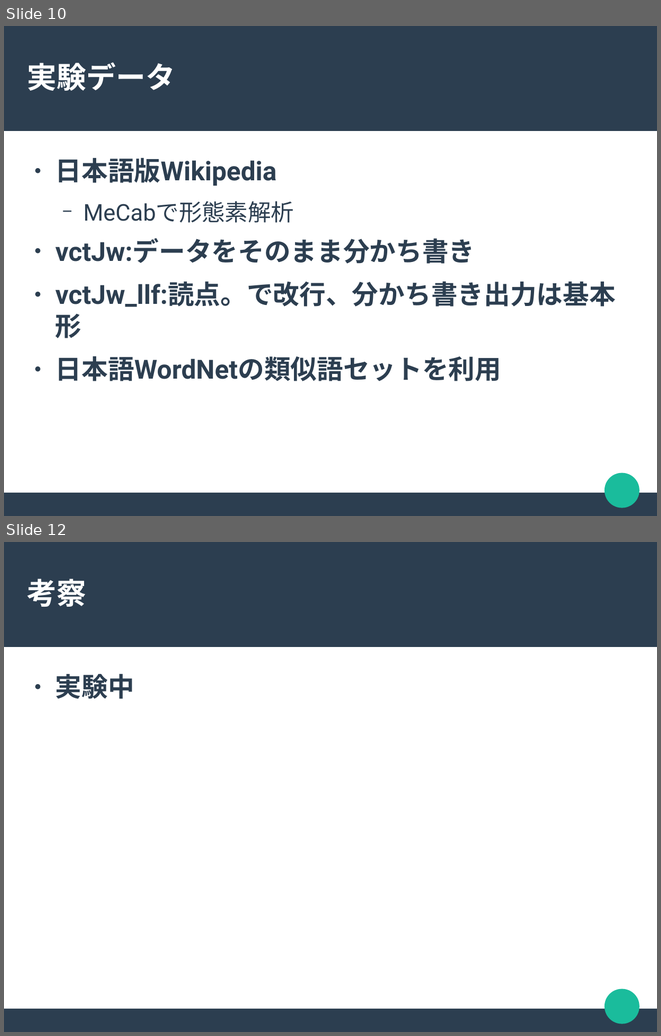
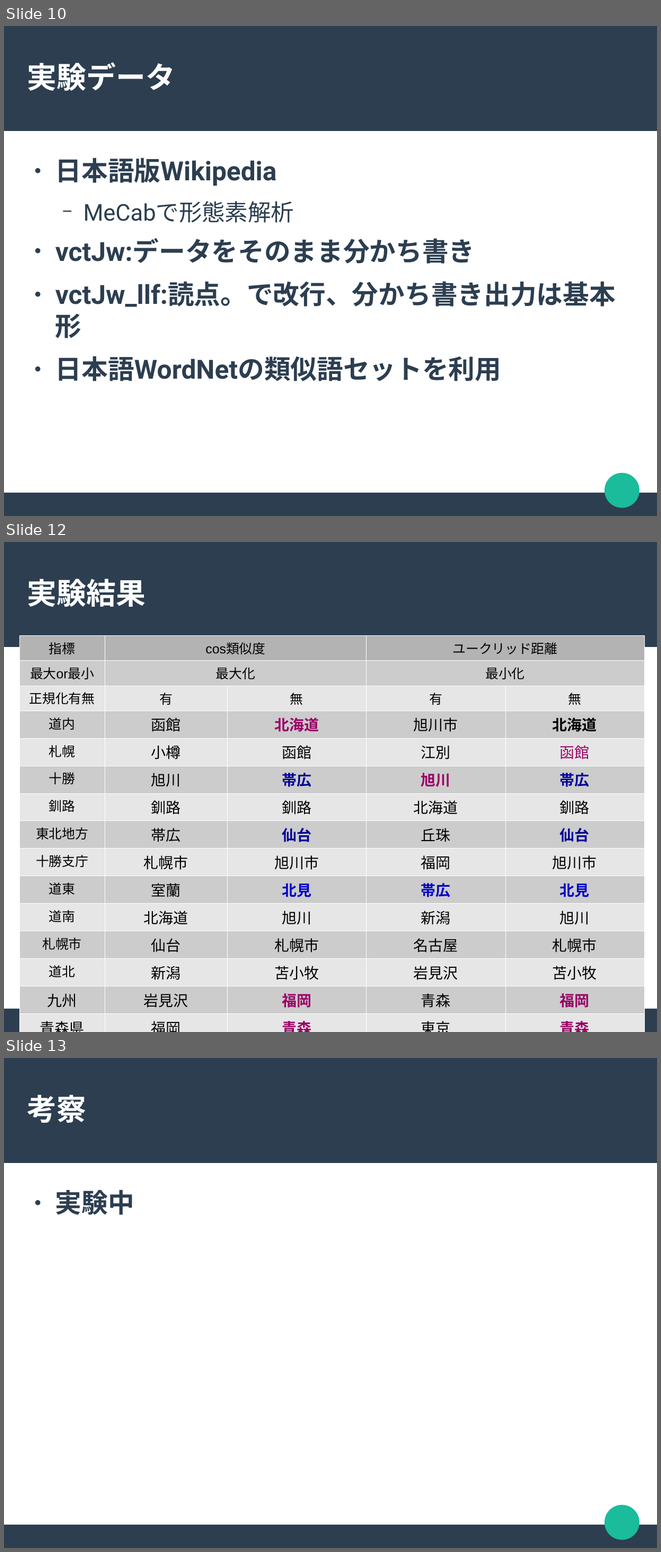
Before and after one commit to chocolaolantan/thesis, a slide deck: note/slide/ハンガリアン法による語の相似関係抽出.odp. Shown one above the other, each under a label of ours: slides 10 and 12 before the commit, slides 10, 12 and 13 after it; the slides between them are not shown. The pictures are 661x1036 and 661x1552 pixels, drawn with LibreOffice and Linux fonts; fonts in the diff are those of the drawing. Boxes give left, top, right and bottom in pixels: in the first picture for what was removed or moved away, otherwise in the second. Text is boxed around its words. In the diff, an @@ line names an element or a change of style, - is before the commit and + after.

```diff
--- a/note/slide/ハンガリアン法による語の相似関係抽出.odp
+++ b/note/slide/ハンガリアン法による語の相似関係抽出.odp
@@ slide 12 added at (x1=4, y1=542, x2=657, y2=1032), background #FFFFFF; not listed: 3 template elements that a slide beside it also shows @@
@@ title added at (x1=27, y1=579, x2=146, y2=607), 36 pt, text #FFFFFF, bold @@
+実験結果
@@ table added at (x1=19, y1=636, x2=645, y2=1025), 15 rows, 5 columns @@
+指標 | cos類似度 |  | ユークリッド距離 | 
+最大or最小 | 最大化 |  | 最小化 | 
+正規化有無 | 有 | 無 | 有 | 無
+道内 | 函館 | 北海道 | 旭川市 | 北海道
+札幌 | 小樽 | 函館 | 江別 | 函館
+十勝 | 旭川 | 帯広 | 旭川 | 帯広
+釧路 | 釧路 | 釧路 | 北海道 | 釧路
+東北地方 | 帯広 | 仙台 | 丘珠 | 仙台
+十勝支庁 | 札幌市 | 旭川市 | 福岡 | 旭川市
+道東 | 室蘭 | 北見 | 帯広 | 北見
+道南 | 北海道 | 旭川 | 新潟 | 旭川
+札幌市 | 仙台 | 札幌市 | 名古屋 | 札幌市
+道北 | 新潟 | 苫小牧 | 岩見沢 | 苫小牧
+九州 | 岩見沢 | 福岡 | 青森 | 福岡
+青森県 | 福岡 | 青森 | 東京 | 青森
@@ what was slide 12 is now slide 13 @@
```
Also in this commit, not shown: 1 slide changed, 2 other slides added, 1 slide removed, 7 other files.
